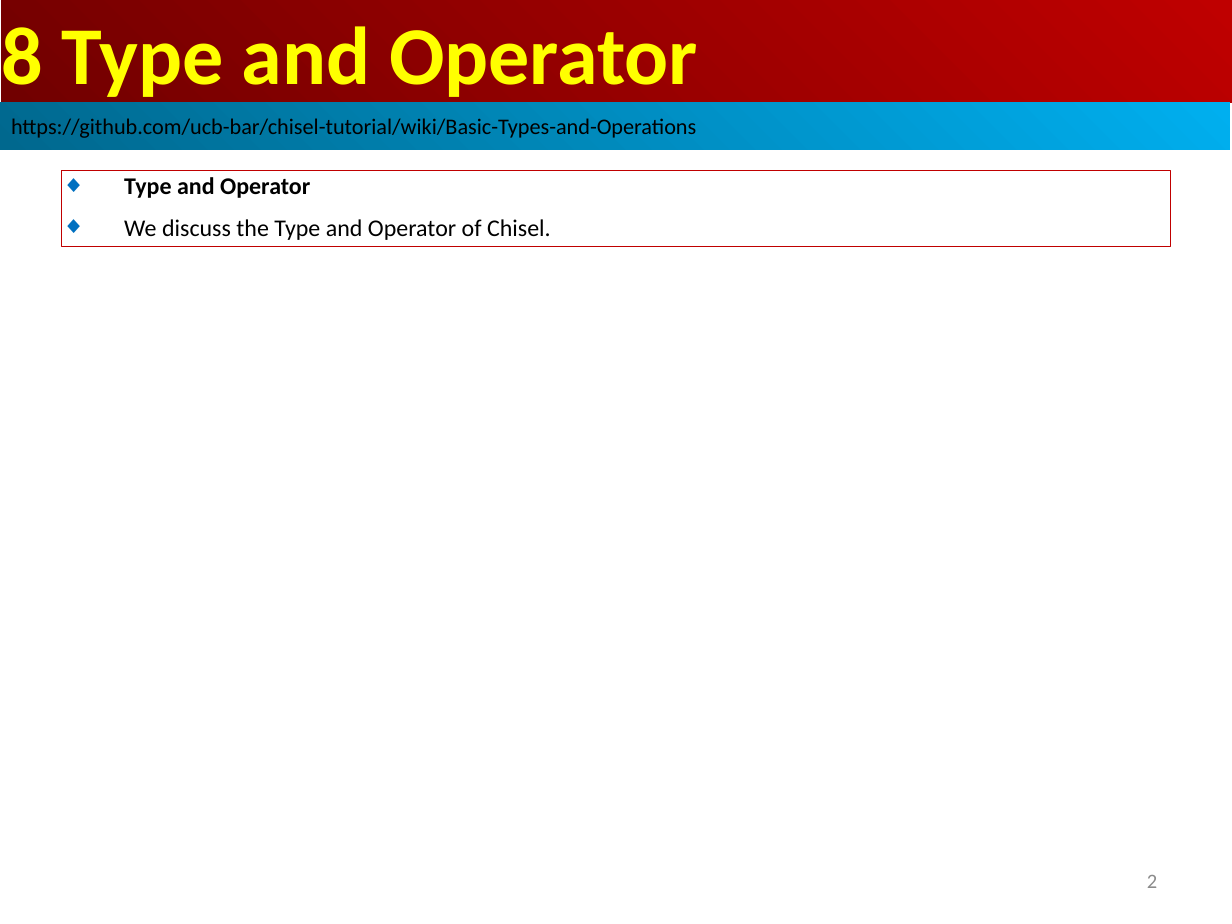
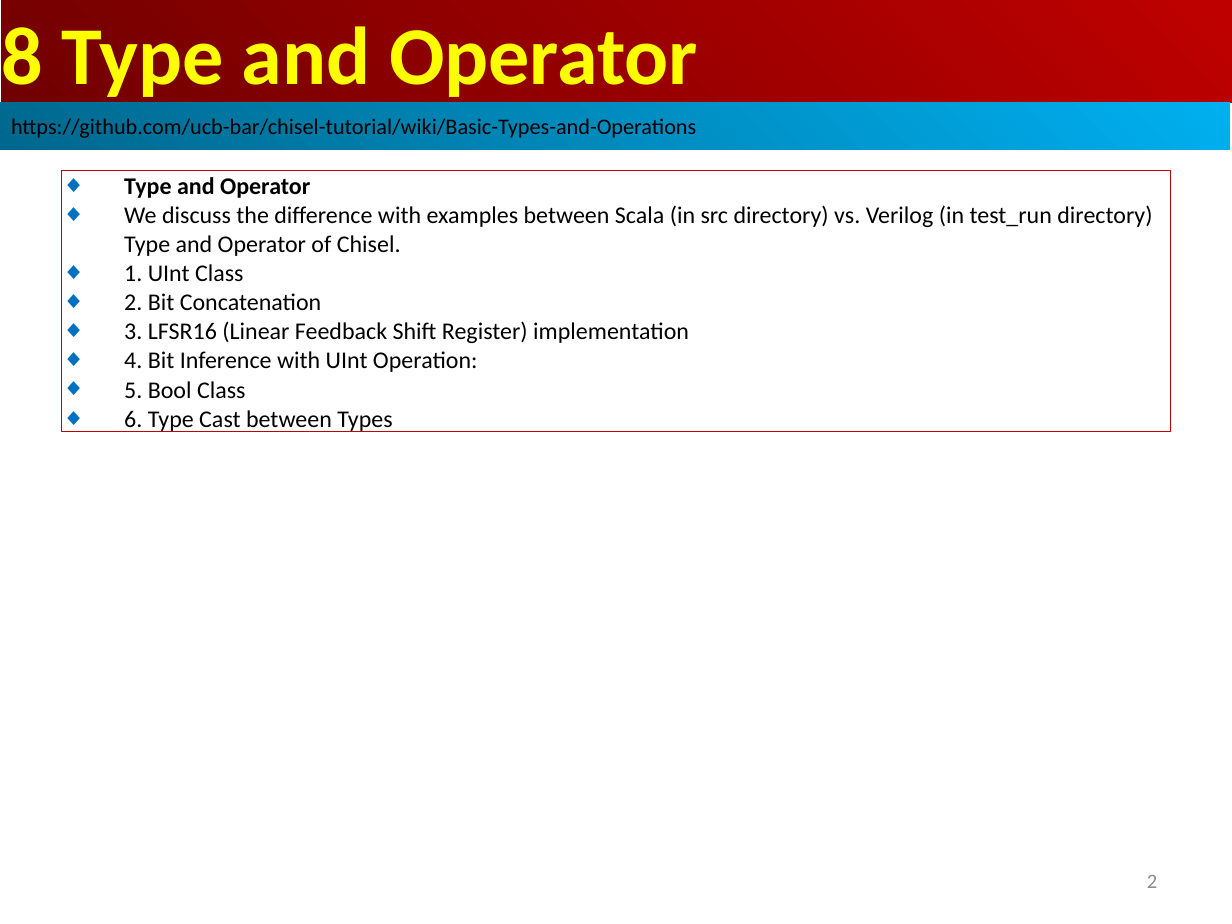
Before and after one commit to peterhchen/AIU_CS800_Chisel, a slide deck: slide 2 of 700_Dev_Guide/008_TypeOp/000_Video/008_TypeOp.ppt. Drawn at 1232x924 pixels with LibreOffice and Linux fonts; fonts in the diff are those of the drawing. Boxes give left, top, right and bottom in pixels: in the first picture for what was removed or moved away, otherwise in the second. Text is boxed around its words. In the diff, an @@ line names an element or a change of style, - is before the commit and + after.

Commit message:
Scala (in src directory) vs. Verilog (in test_run directory)
the difference with examples between Scala (in src directory) vs. Verilog (in test_run directory) Type and Operator of Chisel.We discuss
1. UInt Class
2. Bit Concatenation
3. LFSR16 (Linear Feedback Shift Register) implementation
4. Bit Inference with UInt Operation:
5. Bool Class
6. Type Cast between Types

```diff
--- a/700_Dev_Guide/008_TypeOp/000_Video/008_TypeOp.ppt
+++ b/700_Dev_Guide/008_TypeOp/000_Video/008_TypeOp.ppt
@@ rectangle removed at <box>62,170,1170,246</box> @@
-◆ Type and Operator
-◆ We discuss the Type and Operator of Chisel.
@@ rectangle added at <box>62,170,1170,431</box>, outline #C00000 0.74 pt, 14 pt, text #000000 @@
+◆ Type and Operator
+◆ We discuss the difference with examples between Scala (in src directory) vs. Verilog (in test_run directory) Type and Operator of Chisel.
+◆ 1. UInt Class
+◆ 2. Bit Concatenation
+◆ 3. LFSR16 (Linear Feedback Shift Register) implementation
+◆ 4. Bit Inference with UInt Operation:
+◆ 5. Bool Class
+◆ 6. Type Cast between Types
```
